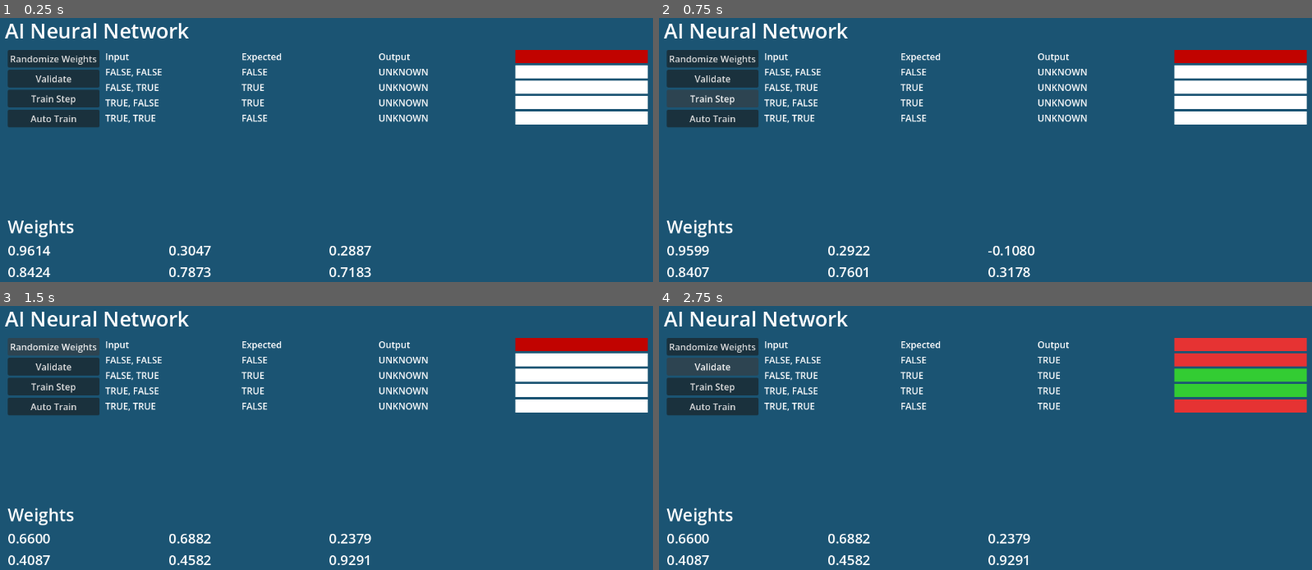
Above: before the commit, frames 1-4 (two rows, left to right).
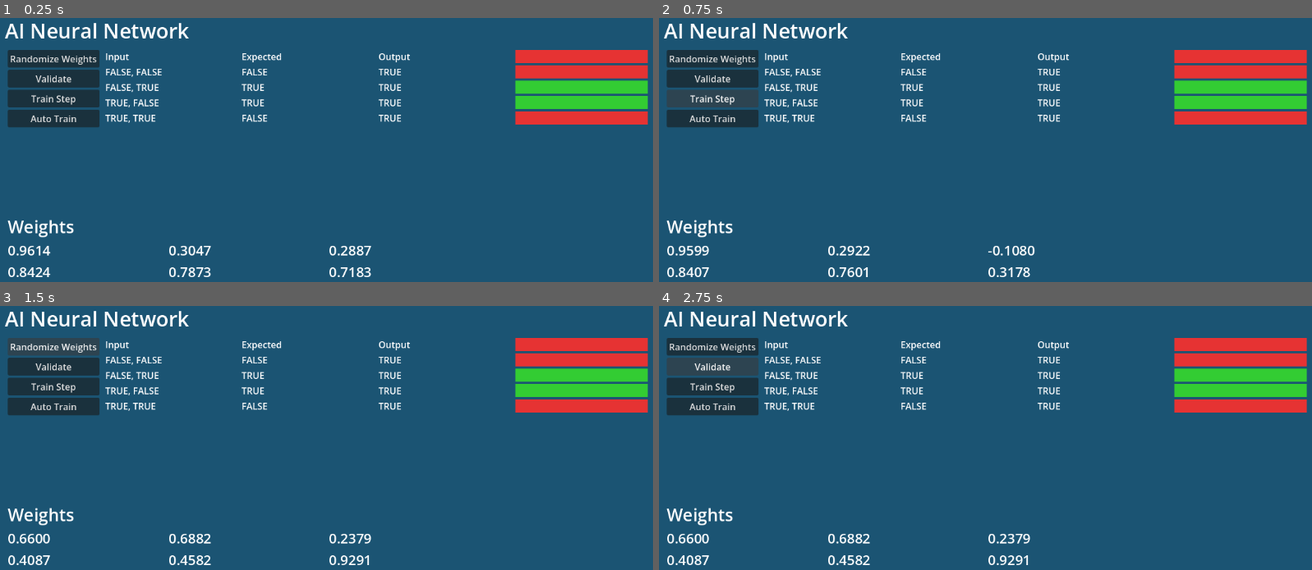
Above: after the commit, the same moments.

Repository: Discordanian/ai-lab-demo
Game: Godot game, scene res://main.tscn
Same seed, same stepped clock (60 frames per second), same inputs: the game is played once before the commit and once after it.
Inputs:
- Up to frame 1 (0.25 s): no input
- Up to frame 2 (0.75 s): click "Train Step" at 0.5 s
- Up to frame 3 (1.5 s): click "Randomize Weights" at 1.25 s
- Up to frame 4 (2.75 s): click "Validate" at 2 s

The runs differ from the first frame. In frame 1, 5.8% of the frame differs, in the area x 57-100%, y 12-41%; in frame 2, 5.8%; in frame 3, 5.8%; in frame 4, nothing differs.

Commit message:
Looking good

Diff:
--- a/godot/main.gd
+++ b/godot/main.gd
@@ -43,7 +43,7 @@
 	_auto_train_timer.one_shot = false
 	add_child(_auto_train_timer)
 	_auto_train_timer.timeout.connect(_on_auto_train_tick)
-
+	_on_validate_pressed()
 
 func _on_randomize_weights_pressed() -> void:
 	nn = NeuralNetwork.new(2, 2, 1)
@@ -57,6 +57,7 @@
 		for i in range(4):
 			nn.train(inputs, targets)
 	_update_weight_labels()
+	_on_validate_pressed()
 
 
 func _on_validate_pressed() -> void:
--- a/godot/project.godot
+++ b/godot/project.godot
@@ -15,10 +15,6 @@
 config/features=PackedStringArray("4.6", "GL Compatibility")
 config/icon="res://icon.svg"
 
-[autoload]
-
-NeuralNetworkManager="res://neural_network_singleton.gd"
-
 [display]
 
 window/stretch/mode="viewport"
